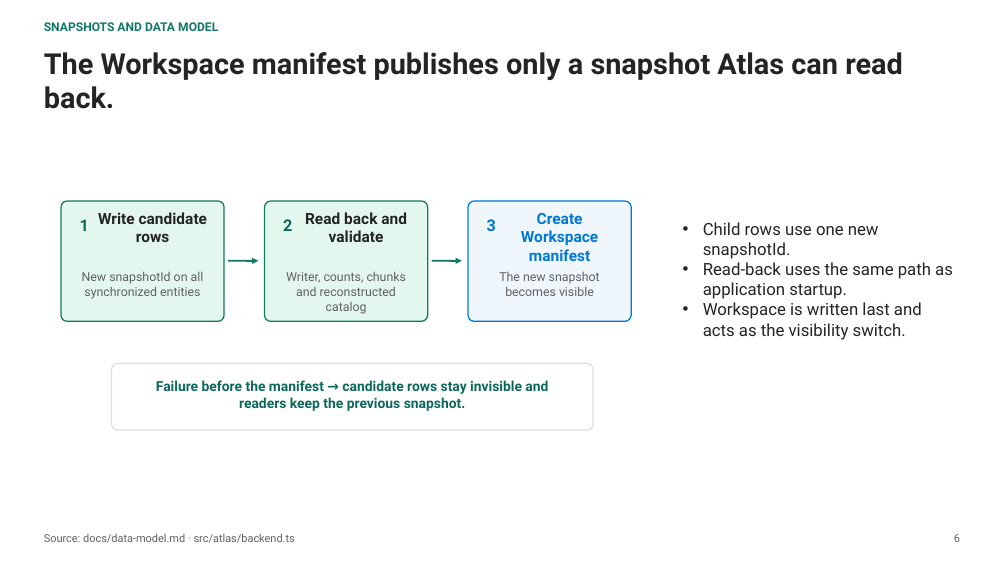
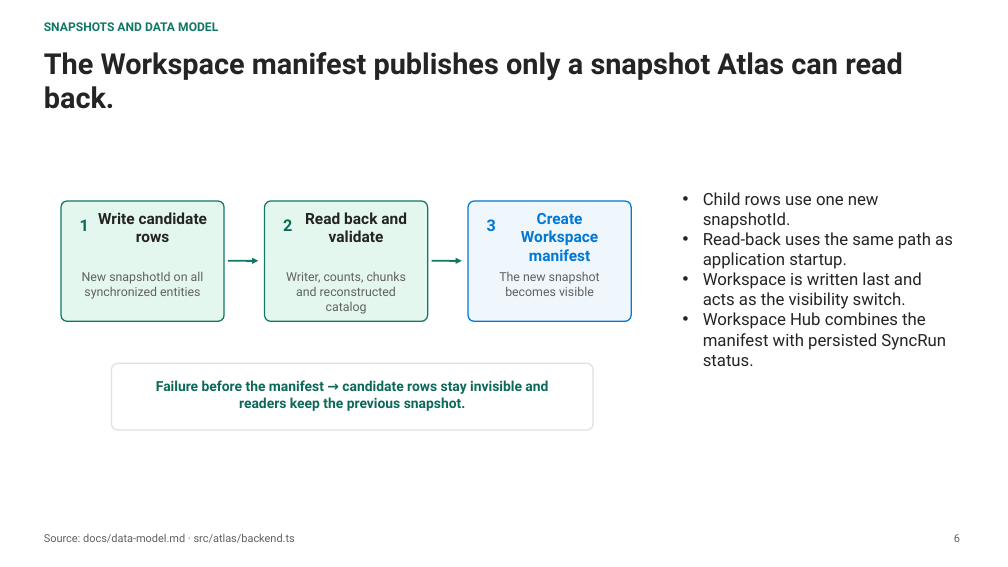
Before and after one commit to fredgis/FabricAtlas, a slide deck: slide 7 of prez/Fabric-Atlas-Dev-Architecture.pptx (slide 6 before the commit). Drawn at 1008x567 pixels with LibreOffice and Linux fonts; fonts in the diff are those of the drawing. Boxes give left, top, right and bottom in pixels: in the first picture for what was removed or moved away, otherwise in the second. Text is boxed around its words. In the diff, an @@ line names an element or a change of style, - is before the commit and + after.

```diff
--- a/prez/Fabric-Atlas-Dev-Architecture.pptx
+++ b/prez/Fabric-Atlas-Dev-Architecture.pptx
@@ text at box(703, 312, 946, 366): paragraph added @@
+• Workspace Hub combines the manifest with persisted SyncRun status.
```
Also in this commit, not shown: 5 other slides changed, 1 slide added, 32 other files.
